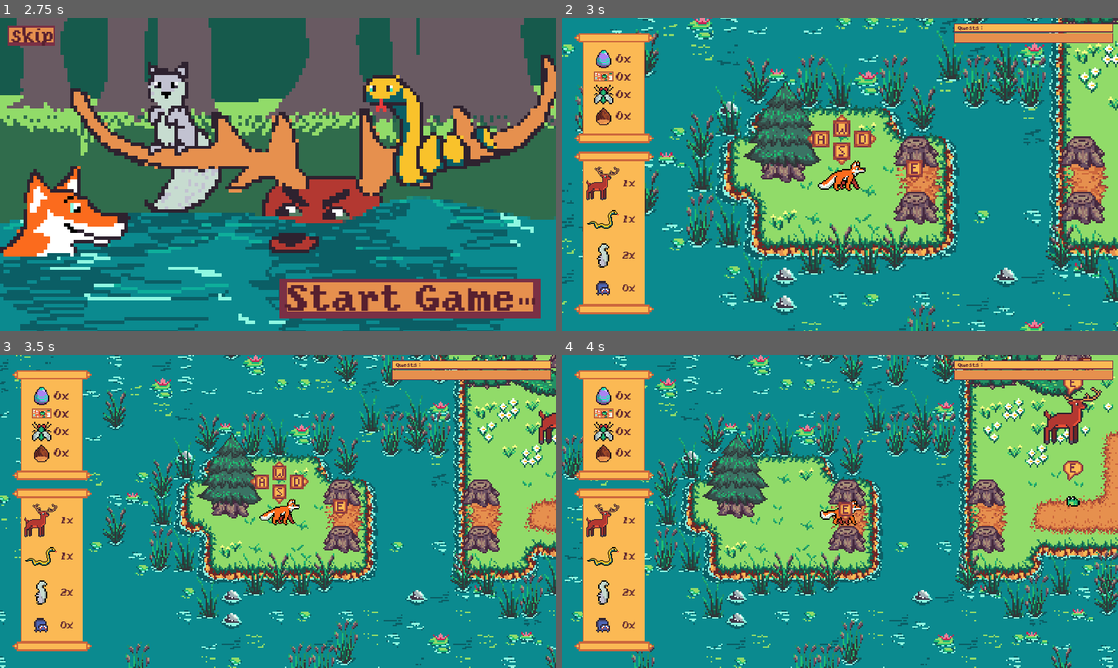
Above: before the commit, frames 1-4 (two rows, left to right).
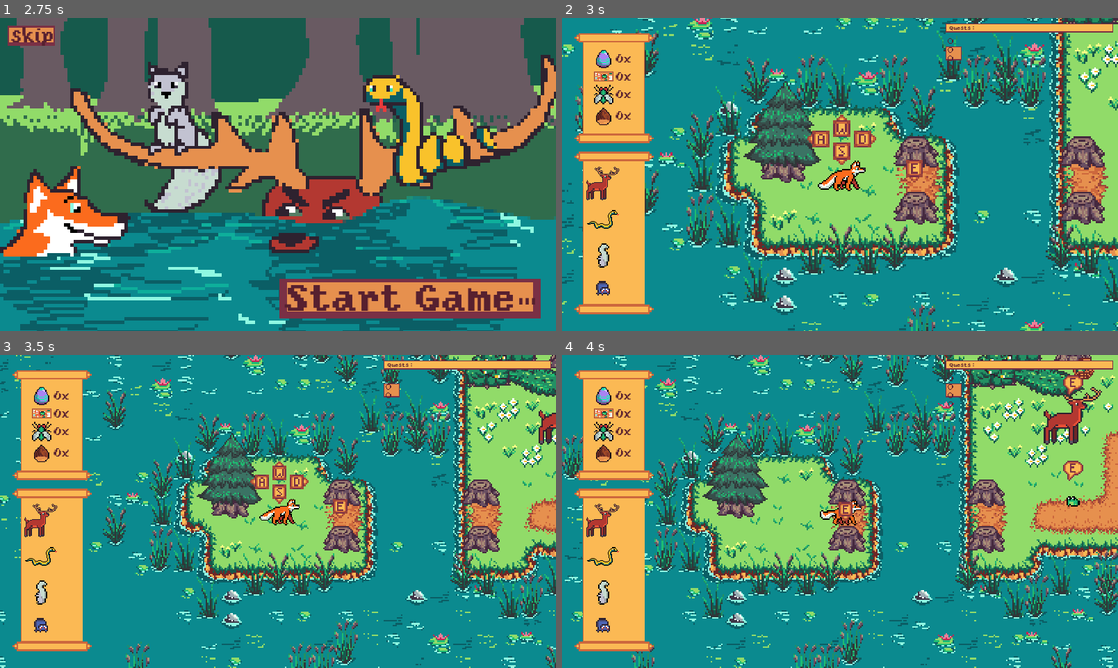
Above: after the commit, the same moments.

Repository: mango-gremlin/arch-enemies
Game: Godot game, scene res://overworld/ui/main_menu/main_menu.tscn
Same seed, same stepped clock (60 frames per second), same inputs: the game is played once before the commit and once after it.
Inputs (mouse positions are in pixels of both pictures, inside the frame that each line leads up to):
- Up to frame 1 (2.75 s): click "New Game" at 0.5 s; click "Next..." at 1.25 s; click "Next..." at 2 s
- Up to frame 2 (3 s): click "Start Game..." at 2.75 s
- Up to frame 3 (3.5 s): no input
- Up to frame 4 (4 s): move the mouse to (962, 495) at 3.52 s; press the mouse at (962, 495) at 3.53 s; hold D (move_right) from 3.53 s (still down); tap Space (jump) at 3.77 s

Frame 1 is identical in both runs. In frame 2, 1.2% of the frame differs, in the area x 10-100%, y 1-88%; in frame 3, 1.2%; in frame 4, 1.2%.

Commit message:
quests are not deleted from list when solved, empty checkmark added to quest

Diff:
--- a/Arch-enemies/overworld/ui/overworld_ui/overworld_ui.gd
+++ b/Arch-enemies/overworld/ui/overworld_ui/overworld_ui.gd
@@ -2,7 +2,11 @@
 
 class_name OverWorldUI
 
-@onready var quest_list_label = $Control/QuestsAndQuestBox/quest_list
+# quest tracking
+@onready var quest_list_label = $Control/QuestsAndQuestBox/QuestContainer/quest_list
+@onready var quest_container = $Control/QuestsAndQuestBox/QuestContainer
+@onready var checkmarks = $Control/QuestsAndQuestBox/QuestContainer/Checkmarks.get_children()
+@onready var quest_solveable_markers = $Control/QuestSolveable.get_children()
 
 #@onready var playername_label = $Control/MarginContainer/VBoxContainer/HBoxContainer2/PlayerName
 # these two are technically redundant
@@ -40,14 +44,20 @@
 		player_item_inventory = new_dict
 		_update_item_inventory_label()
 
-var player_animal_inventory:Dictionary = {}:
+var player_animal_inventory:Dictionary = {}#:
+	#set(new_dict):
+	#	player_animal_inventory = new_dict
+	#	_update_animal_inventory_label()
+
+var player_active_quest_dictionary:Dictionary = {}:
 	set(new_dict):
-		player_animal_inventory = new_dict
-		_update_animal_inventory_label()
+		player_active_quest_dictionary = new_dict
+		_update_quest_list()
 
-var player_quest_dictionary:Dictionary = {}:
+
+var player_quests_to_display:Dictionary = {}:
 	set(new_dict):
-		player_quest_dictionary = new_dict
+		player_quests_to_display = new_dict
 		_update_quest_list()
 
 # iterates over each item type and displays how many of each
@@ -100,20 +110,54 @@
 
 # iterates over received list of quests
 # displays them formatted in newline
+# compares quest list in ui to quest list in singleton, adds new quests
+# but does not remove solved quests
 func _update_quest_list():
 	var label_string:String = ""
-	for quest_id:int in player_quest_dictionary:
-		var quest_string:String = player_quest_dictionary[quest_id]
 
-		label_string += quest_string + "\n"
-	quest_list_label.text = label_string
+	# add new quests to the list, but do not remove old ones:
+	for quest_id:int in player_active_quest_dictionary:
+		var quest_string:String = player_active_quest_dictionary[quest_id]
+
+		if not is_displayed(quest_id):
+			label_string += quest_string + "\n"
+
+			# add this quest to the displayed quests dict
+			player_quests_to_display[quest_id] = quest_string
+			add_empty_checkmarks()
+
+	quest_list_label.text += label_string
+
+	# if this was the first quest, make the quest container visible (invisible beforehand
+	# to avoid having a weird square in the ui)
+	if (not quest_list_label.text == "") and (not quest_container.visible):
+		quest_container.visible = true
+
+# checks whether current quest id is already among the list of quests being displayed
+func is_displayed(quest_id):
+	var already_displayed = false
+
+	for displayed_quest_id:int in player_quests_to_display:
+		if displayed_quest_id == quest_id:
+			already_displayed = true
+
+	return already_displayed
+
+# for each new quest, adds an empty checkmark
+func add_empty_checkmarks():
+	# go through checkmarks array and make the first invisible one visible
+	# then return. because otherwise all checkmarks are immediately visible
+	for checkmark in checkmarks:
+		if not checkmark.visible:
+			checkmark.visible = true
+			return
 
 # Called every frame. 'delta' is the elapsed time since the previous frame.
 func _process(delta):
 	pass
 
 
-# updates the internal item_inventory upon signal received
+# updates the internal inventories/lists upon signal received
 func _on_player_updated_inventory(inventory):
 	player_item_inventory = inventory
 
@@ -121,4 +165,4 @@
 	player_animal_inventory = new_animal_inventory
 
 func _on_quest_list_updated(new_quests):
-	player_quest_dictionary = new_quests
+	player_active_quest_dictionary = new_quests
--- a/Arch-enemies/overworld/ui/overworld_ui/overworld_ui.tscn
+++ b/Arch-enemies/overworld/ui/overworld_ui/overworld_ui.tscn
@@ -1,9 +1,10 @@
-[gd_scene load_steps=18 format=3 uid="uid://cgvraulefjyn8"]
+[gd_scene load_steps=20 format=3 uid="uid://cgvraulefjyn8"]
 
 [ext_resource type="Script" path="res://overworld/ui/overworld_ui/overworld_ui.gd" id="1_8rwqf"]
 [ext_resource type="Theme" uid="uid://d2ijyc316xeom" path="res://assets/art/ui_elements/ui_theme.tres" id="2_bn686"]
 [ext_resource type="Texture2D" uid="uid://6mcb7hf0rp0k" path="res://assets/art/ui_elements/Box_border_side.png" id="3_wm8bd"]
 [ext_resource type="Texture2D" uid="uid://b00ykicd4nlw1" path="res://assets/art/ui_elements/DialogueBox_outline.png" id="4_7h676"]
+[ext_resource type="Texture2D" uid="uid://dj52pdvg1m23x" path="res://assets/art/ui_elements/checkmark_unchecked.png" id="4_bqx8s"]
 [ext_resource type="Texture2D" uid="uid://igj8k0askwfw" path="res://assets/art/ui_elements/button_normal.png" id="4_oq26i"]
 [ext_resource type="Texture2D" uid="uid://dwu3b8hug0u0v" path="res://assets/art/ui_elements/button_hover.png" id="5_eoylr"]
 [ext_resource type="Texture2D" uid="uid://dh8jq38uahlv8" path="res://assets/art/objects/overworld_items/item_egg.png" id="6_fpsi7"]
@@ -14,6 +15,7 @@
 [ext_resource type="Texture2D" uid="uid://0j6i0mpsh8hq" path="res://assets/art/characters/snek.png" id="11_m4nek"]
 [ext_resource type="Texture2D" uid="uid://xd2wfewwwcqc" path="res://assets/art/characters/squirrel.png" id="12_yo77q"]
 [ext_resource type="Texture2D" uid="uid://bxrt2ulp85yuy" path="res://assets/art/characters/spider.png" id="13_0ukdi"]
+[ext_resource type="Texture2D" uid="uid://2colnbou5ftu" path="res://assets/art/ui_elements/quest_solve_indicator_invis.png" id="16_ml6er"]
 
 [sub_resource type="StyleBoxTexture" id="StyleBoxTexture_6awh2"]
 texture = ExtResource("5_eoylr")
@@ -26,7 +28,7 @@
 
 [sub_resource type="StyleBoxTexture" id="StyleBoxTexture_fcdbe"]
 content_margin_left = 2.0
-content_margin_top = 2.0
+content_margin_top = 4.0
 content_margin_right = 2.0
 content_margin_bottom = 2.0
 texture = ExtResource("4_oq26i")
@@ -34,10 +36,10 @@
 texture_margin_top = 1.0
 texture_margin_right = 2.0
 texture_margin_bottom = 2.0
-expand_margin_left = 2.0
-expand_margin_top = 2.0
-expand_margin_right = 2.0
-expand_margin_bottom = 2.0
+expand_margin_left = 23.0
+expand_margin_top = 4.0
+expand_margin_right = 5.0
+expand_margin_bottom = 5.0
 
 [sub_resource type="StyleBoxTexture" id="StyleBoxTexture_qfba4"]
 texture = ExtResource("4_7h676")
@@ -60,10 +62,10 @@
 
 [node name="QuestsAndQuestBox" type="VBoxContainer" parent="Control"]
 layout_mode = 2
-offset_left = 814.0
+offset_left = 797.0
 offset_top = 12.0
 offset_right = 1140.0
-offset_bottom = 48.0
+offset_bottom = 97.0
 
 [node name="quest_descriptor" type="Label" parent="Control/QuestsAndQuestBox"]
 layout_mode = 2
@@ -71,9 +73,47 @@
 theme_override_styles/normal = SubResource("StyleBoxTexture_6awh2")
 text = "Quests :"
 
-[node name="quest_list" type="Label" parent="Control/QuestsAndQuestBox"]
-layout_mode = 2
-theme = ExtResource("2_bn686")
+[node name="BoxContainer" type="BoxContainer" parent="Control/QuestsAndQuestBox"]
+layout_mode = 2
+
+[node name="QuestContainer" type="HBoxContainer" parent="Control/QuestsAndQuestBox"]
+layout_mode = 2
+
+[node name="Checkmarks" type="VBoxContainer" parent="Control/QuestsAndQuestBox/QuestContainer"]
+z_index = 1
+custom_minimum_size = Vector2(17, 0)
+layout_mode = 2
+theme = ExtResource("2_bn686")
+theme_override_constants/separation = 1
+
+[node name="check_quest" type="TextureRect" parent="Control/QuestsAndQuestBox/QuestContainer/Checkmarks"]
+layout_mode = 2
+texture = ExtResource("4_bqx8s")
+expand_mode = 4
+stretch_mode = 5
+
+[node name="check_quest2" type="TextureRect" parent="Control/QuestsAndQuestBox/QuestContainer/Checkmarks"]
+layout_mode = 2
+texture = ExtResource("4_bqx8s")
+expand_mode = 4
+stretch_mode = 5
+
+[node name="check_quest3" type="TextureRect" parent="Control/QuestsAndQuestBox/QuestContainer/Checkmarks"]
+layout_mode = 2
+texture = ExtResource("4_bqx8s")
+expand_mode = 4
+stretch_mode = 5
+
+[node name="check_quest4" type="TextureRect" parent="Control/QuestsAndQuestBox/QuestContainer/Checkmarks"]
+layout_mode = 2
+texture = ExtResource("4_bqx8s")
+expand_mode = 4
+stretch_mode = 5
+
+[node name="quest_list" type="Label" parent="Control/QuestsAndQuestBox/QuestContainer"]
+layout_mode = 2
+theme = ExtResource("2_bn686")
+theme_override_constants/line_spacing = 6
 theme_override_styles/normal = SubResource("StyleBoxTexture_fcdbe")
 
 [node name="Itembox" type="Panel" parent="Control"]
@@ -355,3 +395,41 @@
 
 [node name="animal_list" type="Label" parent="Control/Animals2/VBoxContainer/HBoxContainer4/VBoxContainer"]
 layout_mode = 2
+
+[node name="QuestSolveable" type="VBoxContainer" parent="Control"]
+z_index = 1
+custom_minimum_size = Vector2(17, 0)
+offset_left = 774.0
+offset_top = 36.0
+offset_right = 791.0
+offset_bottom = 107.0
+theme = ExtResource("2_bn686")
+theme_override_constants/separation = 1
+
+[node name="solveable1" type="TextureRect" parent="Control/QuestSolveable"]
+layout_mode = 2
+texture = ExtResource("16_ml6er")
+expand_mode = 4
+stretch_mode = 5
+flip_h = true
+
+[node name="solveable2" type="TextureRect" parent="Control/QuestSolveable"]
+layout_mode = 2
+texture = ExtResource("16_ml6er")
+expand_mode = 4
+stretch_mode = 5
+flip_h = true
+
+[node name="solveable3" type="TextureRect" parent="Control/QuestSolveable"]
+layout_mode = 2
+texture = ExtResource("16_ml6er")
+expand_mode = 4
+stretch_mode = 5
+flip_h = true
+
+[node name="solveable4" type="TextureRect" parent="Control/QuestSolveable"]
+layout_mode = 2
+texture = ExtResource("16_ml6er")
+expand_mode = 4
+stretch_mode = 5
+flip_h = true
Binary file added: Arch-enemies/assets/art/ui_elements/checkmark_checked.png
Not shown, added: Arch-enemies/assets/art/ui_elements/checkmark_checked.png.import
Binary file added: Arch-enemies/assets/art/ui_elements/checkmark_unchecked.png
Not shown, added: Arch-enemies/assets/art/ui_elements/checkmark_unchecked.png.import
Binary file added: Arch-enemies/assets/art/ui_elements/quest_solve_indicator.png
Not shown, added: Arch-enemies/assets/art/ui_elements/quest_solve_indicator.png.import
Binary file added: Arch-enemies/assets/art/ui_elements/quest_solve_indicator_invis.png
Not shown, added: Arch-enemies/assets/art/ui_elements/quest_solve_indicator_invis.png.import
